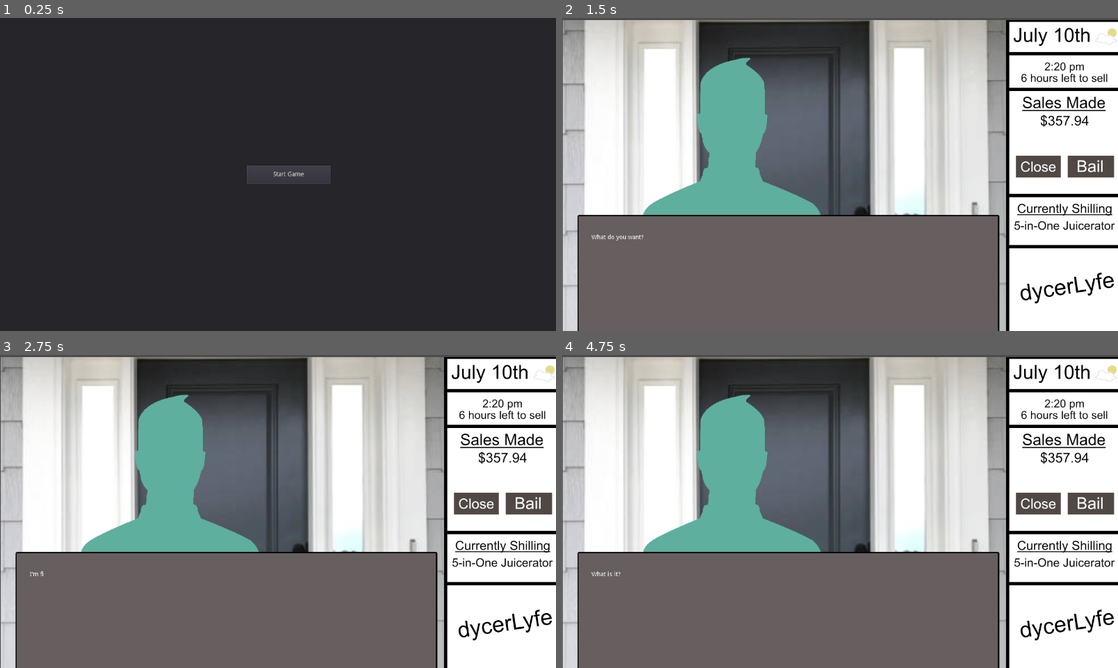
Above: before the commit, frames 1-4 (two rows, left to right).
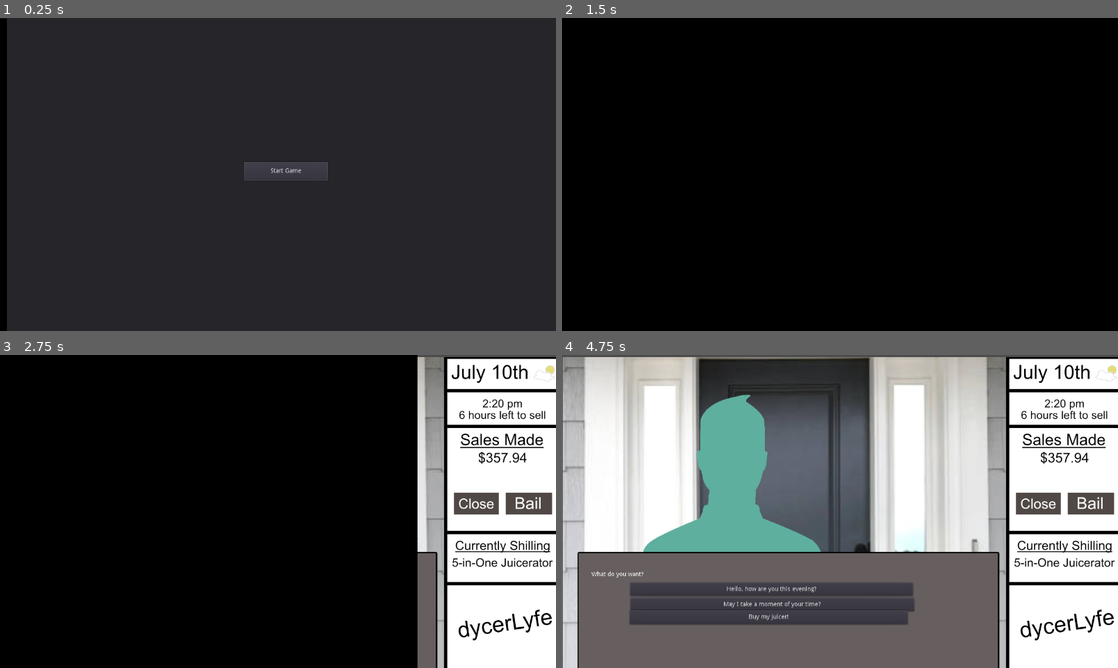
Above: after the commit, the same moments.

Repository: Feketelo/DycerLyfe-International-RenPy-
Game: Godot game, scene res://DycerLyfe.tscn
Two runs of this game, one before a commit and one after it. Both use one fixed random seed, a clock stepped at 60 frames per second and the inputs below.
Inputs (mouse positions are in pixels of both pictures, inside the frame that each line leads up to):
- Up to frame 1 (0.25 s): no input
- Up to frame 2 (1.5 s): click "Start Game" at 0.5 s; tap Enter (ui_accept) at 1.25 s
- Up to frame 3 (2.75 s): tap Enter (ui_accept) at 1.52 s; click (211, 589) at 2 s, where only the run before the commit has a clickable "Hello, how are you this eveni…"
- Up to frame 4 (4.75 s): tap Enter (ui_accept) at 3.02, 4.25, 4.52 s

The runs differ from the first frame. In frame 1, 1.6% of the frame differs, in the area x 0-60%, y 0-100%; in frame 2, 98%, in the area x 0-100%, y 0-100%; in frame 3, 75%; in frame 4, 6.5%.

Commit message:
animations

Diff:
--- a/Controller.gd
+++ b/Controller.gd
@@ -96,7 +96,7 @@
 
 func _on_Button_pressed():
 	StartScreen.hide()
-	go_to_next_scene()
+	get_node("SwipeAnimation").play("Intro_transition")
 
 func _on_dialogue_option_1_pressed():
 	if $TextBox/dialogue_option_1.text == current_round["choices"]["choice1"]["text"]:
@@ -141,3 +141,7 @@
 			points -= current_round["choices"]["choice4"]["points"]
 			set_current_round(current_round["choices"]["choice4"]["failure_goto"])
 		play_round()
+
+
+func _on_SwipeAnimation_animation_finished(anim_name):
+	go_to_next_scene() # Replace with function body.
--- a/DycerLyfe.tscn
+++ b/DycerLyfe.tscn
@@ -1,9 +1,79 @@
-[gd_scene load_steps=5 format=2]
+[gd_scene load_steps=8 format=2]
 
 [ext_resource path="res://Images/DefaultBackground.jpg" type="Texture" id=1]
 [ext_resource path="res://Dialogue.gd" type="Script" id=2]
 [ext_resource path="res://Images/humanoutlin.png" type="Texture" id=3]
 [ext_resource path="res://Controller.gd" type="Script" id=4]
+[ext_resource path="res://Sounds/Knock1.wav" type="AudioStream" id=5]
+
+[sub_resource type="Animation" id=1]
+resource_name = "Intro_transition"
+length = 3.0
+tracks/0/type = "value"
+tracks/0/path = NodePath("SwipeAnimation/ColorRect:rect_position")
+tracks/0/interp = 1
+tracks/0/loop_wrap = true
+tracks/0/imported = false
+tracks/0/enabled = true
+tracks/0/keys = {
+"times": PoolRealArray( 0, 1.9, 3 ),
+"transitions": PoolRealArray( 1, 1, 1 ),
+"update": 0,
+"values": [ Vector2( -12, -7 ), Vector2( -15.8657, -6.98828 ), Vector2( -1357, 3 ) ]
+}
+tracks/1/type = "audio"
+tracks/1/path = NodePath("SwipeAnimation/AudioStreamPlayer")
+tracks/1/interp = 1
+tracks/1/loop_wrap = true
+tracks/1/imported = false
+tracks/1/enabled = true
+tracks/1/keys = {
+"clips": [ {
+"end_offset": 0.0,
+"start_offset": 0.0,
+"stream": ExtResource( 5 )
+} ],
+"times": PoolRealArray( 1 )
+}
+tracks/2/type = "value"
+tracks/2/path = NodePath("SwipeAnimation/AudioStreamPlayer:stream")
+tracks/2/interp = 1
+tracks/2/loop_wrap = true
+tracks/2/imported = false
+tracks/2/enabled = true
+tracks/2/keys = {
+"times": PoolRealArray( 1.4 ),
+"transitions": PoolRealArray( 1 ),
+"update": 2,
+"values": [ ExtResource( 5 ) ]
+}
+
+[sub_resource type="Animation" id=2]
+length = 0.001
+tracks/0/type = "value"
+tracks/0/path = NodePath("SwipeAnimation/ColorRect:rect_position")
+tracks/0/interp = 1
+tracks/0/loop_wrap = true
+tracks/0/imported = false
+tracks/0/enabled = true
+tracks/0/keys = {
+"times": PoolRealArray( 0 ),
+"transitions": PoolRealArray( 1 ),
+"update": 0,
+"values": [ Vector2( -1306, 1 ) ]
+}
+tracks/1/type = "value"
+tracks/1/path = NodePath("SwipeAnimation/AudioStreamPlayer:stream")
+tracks/1/interp = 1
+tracks/1/loop_wrap = true
+tracks/1/imported = false
+tracks/1/enabled = true
+tracks/1/keys = {
+"times": PoolRealArray( 0 ),
+"transitions": PoolRealArray( 1 ),
+"update": 0,
+"values": [ null ]
+}
 
 [node name="DycerLyfe" type="Node2D"]
 
@@ -75,11 +145,25 @@
 margin_right = 772.0
 margin_bottom = 204.0
 
+[node name="SwipeAnimation" type="AnimationPlayer" parent="Control"]
+anims/Intro_transition = SubResource( 1 )
+anims/RESET = SubResource( 2 )
+
+[node name="ColorRect" type="ColorRect" parent="Control/SwipeAnimation"]
+margin_left = -1306.0
+margin_top = 1.0
+margin_right = 16.0
+margin_bottom = 757.0
+color = Color( 0, 0, 0, 1 )
+
+[node name="AudioStreamPlayer" type="AudioStreamPlayer" parent="Control/SwipeAnimation"]
+autoplay = true
+
 [node name="StartScreen" type="Panel" parent="."]
-margin_left = -17.0
-margin_top = -8.0
-margin_right = 1287.0
-margin_bottom = 755.0
+margin_left = -23.0
+margin_top = -16.0
+margin_right = 1322.0
+margin_bottom = 761.0
 
 [node name="Button" type="Button" parent="StartScreen"]
 margin_left = 585.0
@@ -93,4 +177,5 @@
 [connection signal="pressed" from="Control/TextBox/dialogue_option_2" to="Control" method="_on_dialogue_option_2_pressed"]
 [connection signal="pressed" from="Control/TextBox/dialogue_option_3" to="Control" method="_on_dialogue_option_3_pressed"]
 [connection signal="pressed" from="Control/TextBox/dialogue_option_4" to="Control" method="_on_dialogue_option_4_pressed"]
+[connection signal="animation_finished" from="Control/SwipeAnimation" to="Control" method="_on_SwipeAnimation_animation_finished"]
 [connection signal="pressed" from="StartScreen/Button" to="Control" method="_on_Button_pressed"]
--- /dev/null
+++ b/default_bus_layout.tres
@@ -0,0 +1,3 @@
+[gd_resource type="AudioBusLayout" format=2]
+
+[resource]
--- a/project.godot
+++ b/project.godot
@@ -18,7 +18,6 @@
 
 window/size/width=1280
 window/size/height=720
-window/size/borderless=true
 
 [physics]
 
Not shown, added: Sounds/Knock1.wav.import
Not shown, added: Sounds/Knock1.wav
